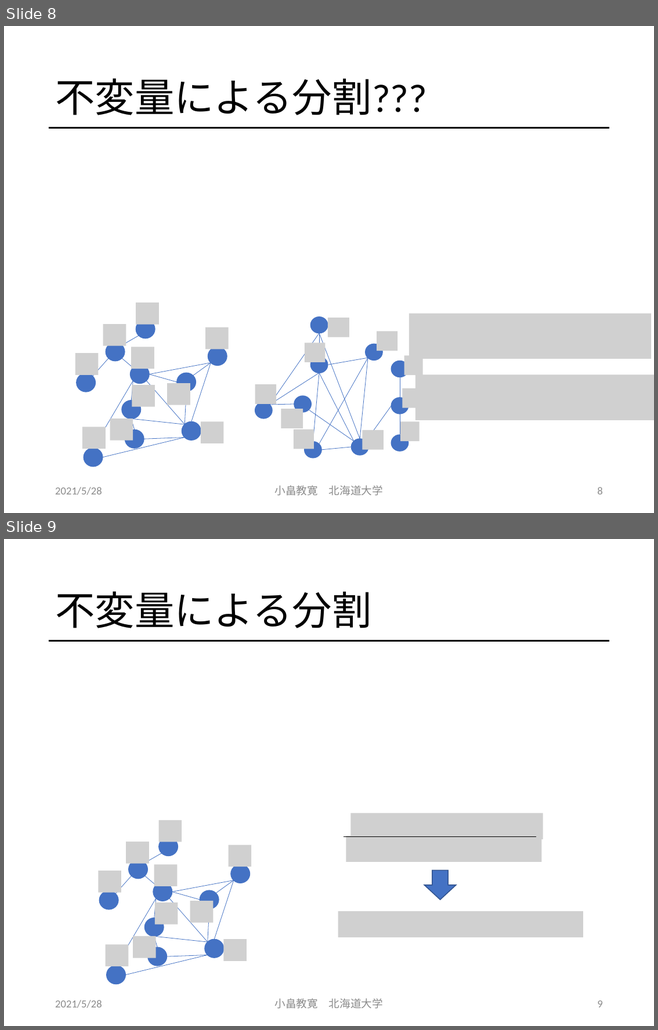
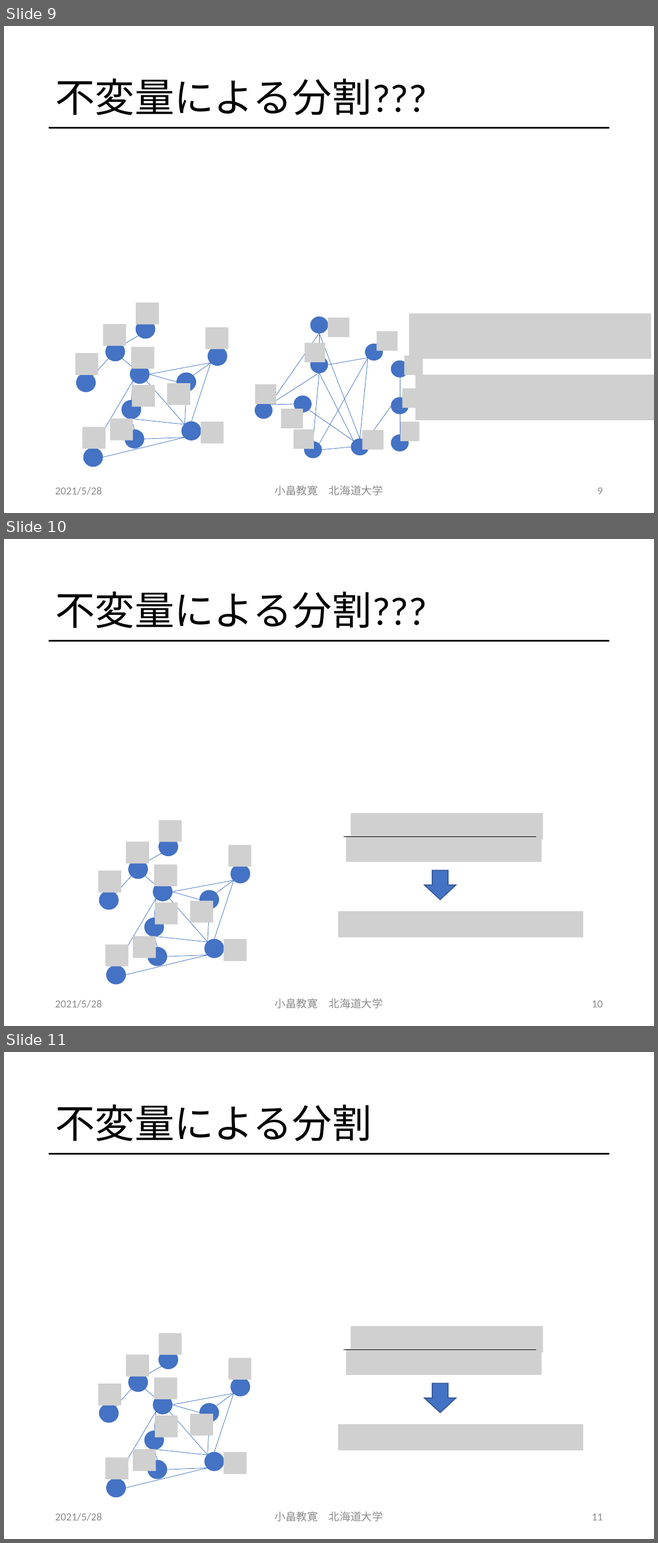
Before and after one commit to obatakyoukan/isomorphism, a slide deck: Isomorphism.pptx. Shown one above the other, each under a label of ours: slides 8 and 9 before the commit, slides 9, 10 and 11 after it. The pictures are 658x1030 and 658x1543 pixels, drawn with LibreOffice and Linux fonts; fonts in the diff are those of the drawing; grey boxes stand for pictures. Boxes give left, top, right and bottom in pixels: in the first picture for what was removed or moved away, otherwise in the second. Text is boxed around its words. In the diff, an @@ line names an element or a change of style, - is before the commit and + after.

Commit message:
分割の説明の追加

```diff
--- a/Isomorphism.pptx
+++ b/Isomorphism.pptx
@@ slide 10 added at (4, 539, 654, 1026), background #FFFFFF; not listed: 1 template element that a slide beside it also shows @@
@@ title added at (55, 591, 427, 628), 44 pt, text #000000 @@
+不変量による分割???
@@ picture added at (350, 813, 542, 839) @@
@@ group added at (98, 820, 251, 984): 15 lines, 10 ellipses, 10 pictures @@
@@ line added from (344, 837) to (536, 837), #000000 0.5 pt @@
@@ picture added at (346, 836, 541, 862) @@
@@ right arrow added at (424, 870, 455, 900), fill #4472C4, outline #325491 1 pt @@
@@ picture added at (338, 911, 583, 937) @@
@@ text added at (55, 1000, 102, 1008), 12 pt, text #8C8C8C @@
+2021/5/28
@@ text added at (275, 998, 383, 1009), 12 pt, text #8C8C8C @@
+小畠教寛 北海道大学
@@ page number added at (592, 1001, 603, 1008), 12 pt, text #8C8C8C @@
+10
@@ what was slide 8 is now slide 9 @@
@@ page number at (597, 488, 602, 495): text changed @@
-8
+9
@@ what was slide 9 is now slide 11 @@
@@ page number at (592, 1514, 603, 1521): text changed @@
-9
+11
```
Also in this commit, not shown: 1 slide changed, 2 other slides added.
